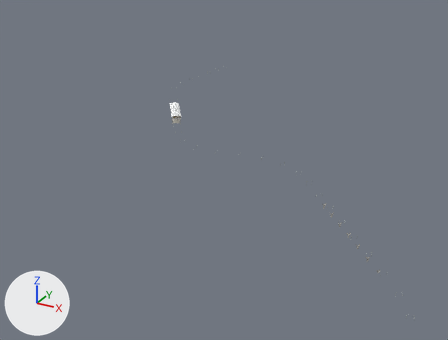
Before and after pictures for a commit that changed the glTF model scenery-edmonton-bridges/PackageSources/modelLib/br_t127_davies_2/br_t127_davies_2.gltf.
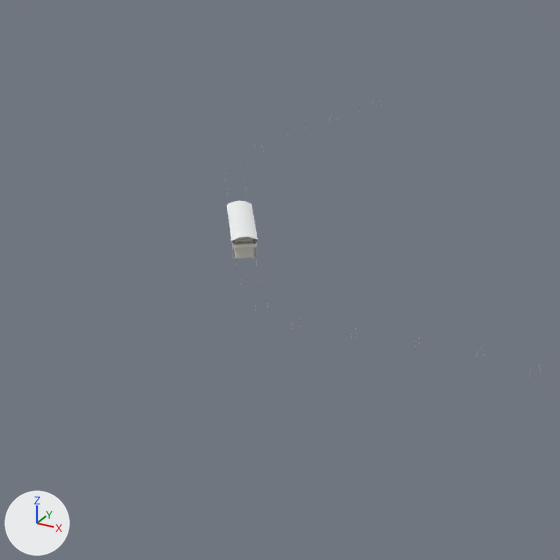
There are two pictures of each version: one whole from a camera (50 mm lens) standing at (514.0, -1177.0, 501.0) and looking at (-94.0, -72.0, -51.0), one close up on the part from 19% to 65% of the width and 8% to 69% of the height. Every picture has the same lights, and +X, +Y and +Z are marked at lower left. The first two pictures are the older version. Vertices at exactly the same position are counted once.

Before the edit, the objects in view are built like this:
```python
me_br_t127_davies_2 = bpy.data.meshes.new('br_t127_davies_2')
me_br_t127_davies_2.from_pydata(...)  # 3936 vertices, 8112 faces; spans x -417.0..412.0, y -489.0..509.0, z -2.0..25.0
me_br_t127_davies_2.materials.append(mat_bridge_palette)  # picture img_bridge_palette_png
ob_br_t127_davies_2 = bpy.data.objects.new('br_t127_davies_2', me_br_t127_davies_2)
ob_br_t127_davies_2.location = (0.0, 0.0, 0.0)
```
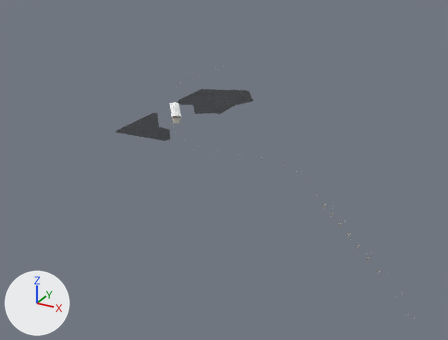
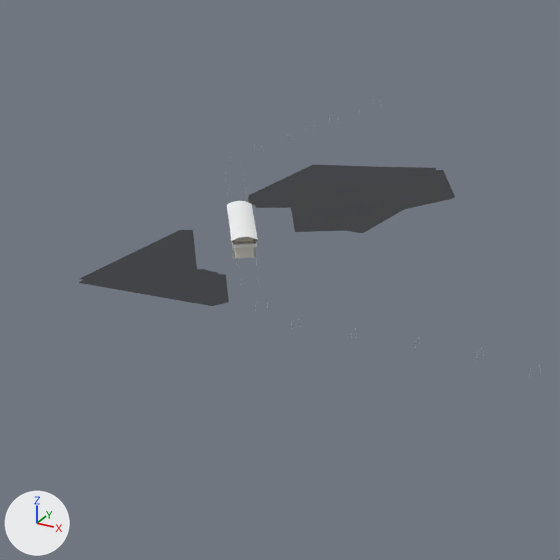
Changed parts and their boxes (x1, y1, x2, y2) in the close-ups (560 x 560 px):
'br_t127_davies_2', reshaped
    before: (225, 100, 539, 375)
    after: (79, 100, 539, 375)
part 1 of me_br_t127_davies_2, added
    after: (79, 230, 229, 306)
part 2 of me_br_t127_davies_2, added
    after: (248, 165, 455, 233)

The edits, one by one:
me_br_t127_davies_2 is used by ob_br_t127_davies_2; location (0.0, 0.0, 0.0).
me_br_t127_davies_2 had 3936 vertices, 8112 faces and spanned x -417.0..412.0, y -489.0..509.0, z -2.0..25.0.
me_br_t127_davies_2 now has 4011 vertices, 8183 faces and spans x -417.0..412.0, y -489.0..509.0, z -2.0..25.0.
me_br_t127_davies_2 part 1: a new loose piece of 38 vertices spanning x -361.0..-219.0, y -115.0..48.0, z 5.0, in mat_bridge_palette (picture img_bridge_palette_png).
me_br_t127_davies_2 part 2: a new loose piece of 37 vertices spanning x -360.0..-182.0, y 83.0..329.0, z 7.0, in mat_bridge_palette (picture img_bridge_palette_png).
